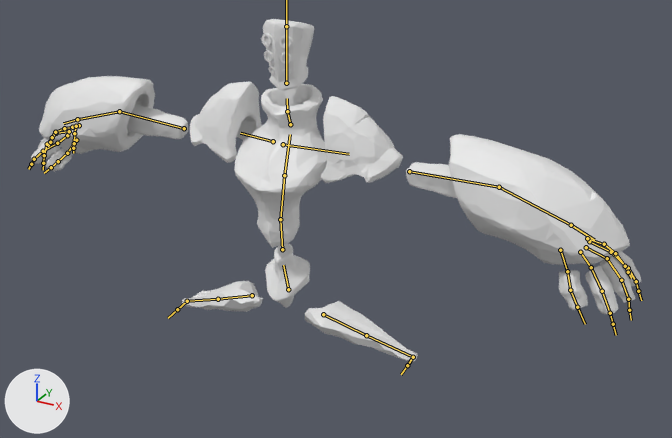
One commit to the Blender file Iso Adventure/Assets/Models/Boss/Animations/golemanimation.blend: the scene before it, then after it.
The view is the same before and after, from a 50 mm camera at (7.07, -11.3, 8.94) aimed at (0.85, 0.01, 3.28). The lights are fixed; the arrows at lower left show +X, +Y and +Z. Both versions are drawn at frame 0 of the action 'channel'; the numbers are the values there. The bones that bend it are drawn over the model as lines.

Names of what the first picture shows: 'Boss'.
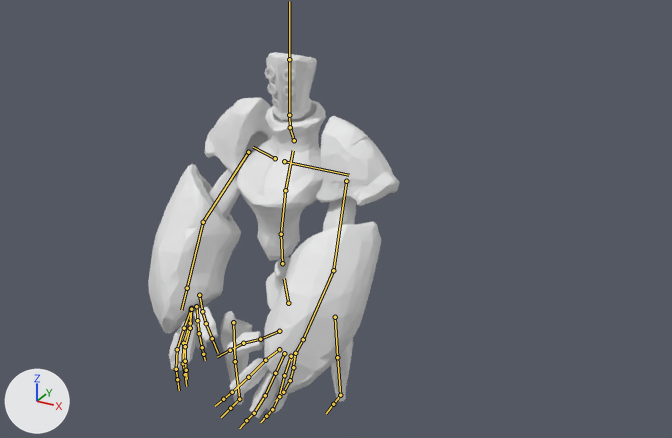
The change in detail:
Bone 'spine' (bone_spine) moves from (0.0, 0.23, -0.06) to (0.0, 0.0, 0.0).
Bone 'spine.001' (bone_spine_001) turns from (0, 0, 0) to (0, -10, 0) degrees about its own x, y and z.
Bone 'spine.006' (bone_spine_006) moves from (0.0, 0.24, 0.01) to (0.0, 0.0, 0.0).
Bone 'spine.006' (bone_spine_006) turns from (0, 0, 0) to (0, 11, 0) degrees about its own x, y and z.
Bone 'shoulder.L' (bone_shoulder_l) moves from (-0.01, -0.03, 0.01) to (0.0, 0.0, 0.0).
Bone 'upper_arm.L' (bone_upper_arm_l) moves from (-0.52, 0.85, 0.04) to (0.0, 0.0, 0.01).
Bone 'upper_arm.L' (bone_upper_arm_l) turns from (2, 10, 33) to (34, 3, -39) degrees about its own x, y and z.
Bone 'f_index.01.L' (bone_f_index_01_l) turns from (26, -5, -6) to (0, 0, 0) degrees about its own x, y and z.
Bone 'f_middle.01.L' (bone_f_middle_01_l) turns from (37, -7, -7) to (0, 0, 0) degrees about its own x, y and z.
Bone 'f_ring.01.L' (bone_f_ring_01_l) turns from (29, -3, -1) to (0, 0, 0) degrees about its own x, y and z.
Bone 'f_pinky.01.L' (bone_f_pinky_01_l) turns from (16, 2, -2) to (0, 0, 0) degrees about its own x, y and z.
Bone 'shoulder.R' (bone_shoulder_r) moves from (-0.01, 0.01, 0.03) to (0.0, 0.0, 0.0).
Bone 'upper_arm.R' (bone_upper_arm_r) moves from (0.54, 0.87, 0.04) to (0.0, 0.0, -0.01).
Bone 'upper_arm.R' (bone_upper_arm_r) turns from (2, -14, -36) to (36, -15, 31) degrees about its own x, y and z.
Bone 'f_index.01.R' (bone_f_index_01_r) turns from (4, -2, 5) to (0, 0, 0) degrees about its own x, y and z.
Bone 'thumb.02.R' (bone_thumb_02_r) turns from (10, -6, 17) to (0, 0, 0) degrees about its own x, y and z.
Bone 'f_middle.01.R' (bone_f_middle_01_r) turns from (29, 8, -2) to (0, 0, 0) degrees about its own x, y and z.
Bone 'f_ring.01.R' (bone_f_ring_01_r) turns from (13, -8, -5) to (0, 0, 0) degrees about its own x, y and z.
Bone 'f_pinky.01.R' (bone_f_pinky_01_r) turns from (31, -10, -15) to (0, 0, 0) degrees about its own x, y and z.
Bone 'thigh.L' (bone_thigh_l) moves from (0.21, 0.2, 0.0) to (0.21, 0.21, 0.38).
Bone 'thigh.L' (bone_thigh_l) turns from (2, -1, -77) to (2, -1, -4) degrees about its own x, y and z.
Bone 'thigh.R' (bone_thigh_r) moves from (-0.21, 0.22, 0.0) to (-0.21, 0.2, -0.55).
Bone 'thigh.R' (bone_thigh_r) turns from (3, -7, 71) to (2, 1, 4) degrees about its own x, y and z.

Pixel boxes (x1, y1, x2, y2) of what changed, in the pictures (672 x 438 px):
'Boss', posed (59% narrower, 6% taller)
    before: (31, 19, 641, 363)
    after: (148, 52, 400, 418)
bone 'spine', root to tip
    before: (288, 289) to (283, 265)
    after: (288, 303) to (284, 278)
bone 'spine.001', root to tip
    before: (282, 249) to (280, 219)
    after: (282, 263) to (281, 234)
bone 'spine.006', root to tip
    before: (286, 83) to (286, 26)
    after: (289, 115) to (289, 59)
bone 'shoulder.L', root to tip
    before: (283, 144) to (349, 154)
    after: (284, 161) to (349, 175)
bone 'upper_arm.L', root to tip
    before: (409, 171) to (499, 187)
    after: (346, 181) to (333, 270)
bone 'f_index.01.L', root to tip
    before: (591, 267) to (602, 291)
    after: (265, 360) to (248, 377)
bone 'f_middle.01.L', root to tip
    before: (607, 258) to (621, 280)
    after: (275, 373) to (265, 395)
bone 'f_ring.01.L', root to tip
    before: (611, 252) to (628, 268)
    after: (284, 375) to (279, 396)
bone 'f_pinky.01.L', root to tip
    before: (604, 244) to (615, 253)
    after: (293, 367) to (290, 380)
bone 'shoulder.R', root to tip
    before: (273, 141) to (240, 133)
    after: (275, 158) to (253, 147)
bone 'upper_arm.R', root to tip
    before: (184, 128) to (119, 111)
    after: (248, 152) to (203, 222)
bone 'f_index.01.R', root to tip
    before: (57, 143) to (43, 151)
    after: (190, 323) to (183, 343)
bone 'thumb.02.R', root to tip
    before: (67, 153) to (58, 161)
    after: (202, 311) to (206, 323)
bone 'f_middle.01.R', root to tip
    before: (56, 133) to (47, 144)
    after: (184, 328) to (177, 349)
bone 'f_ring.01.R', root to tip
    before: (64, 128) to (55, 132)
    after: (190, 328) to (185, 346)
bone 'f_pinky.01.R', root to tip
    before: (76, 126) to (74, 133)
    after: (197, 320) to (199, 333)
bone 'thigh.L', root to tip
    before: (323, 314) to (366, 335)
    after: (335, 317) to (337, 357)
bone 'thigh.R', root to tip
    before: (252, 295) to (218, 299)
    after: (233, 322) to (235, 361)
